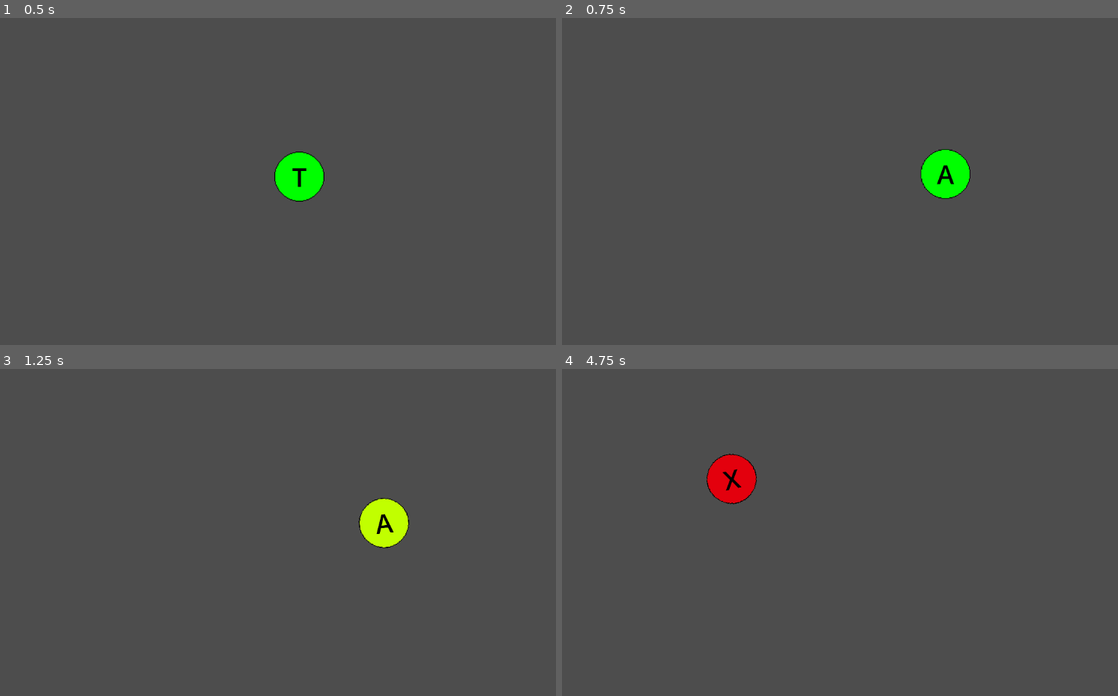
Above: before the commit, frames 1-4 (two rows, left to right).
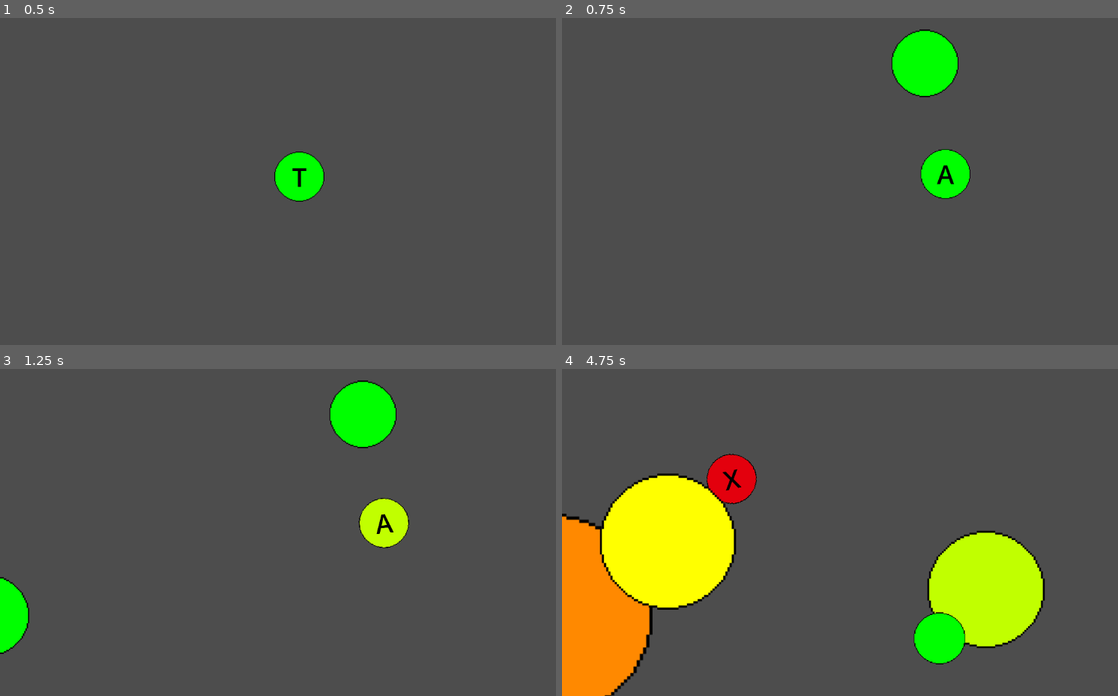
Above: after the commit, the same moments.

Repository: k3mystra/needy-college-student
Game: Godot game, scene res://test_game_scene.tscn
Two runs of this game, one before a commit and one after it. Both use one fixed random seed, a clock stepped at 60 frames per second and the inputs below.
Inputs (mouse positions are in pixels of both pictures, inside the frame that each line leads up to):
- Up to frame 1 (0.5 s): no input
- Up to frame 2 (0.75 s): tap Enter at 0.5 s
- Up to frame 3 (1.25 s): no input
- Up to frame 4 (4.75 s): click (923, 414) at 1.27 s; click (912, 666) at 2.02 s; click (995, 489) at 2.77 s; tap Space at 3.5 s

Frame 1 is identical in both runs. In frame 2, 1.9% of the frame differs, in the area x 59-72%, y 3-25%; in frame 3, 2.9%; in frame 4, 21%, in the area x 0-87%, y 31-100%.

Commit message:
alright this is somehting good

Diff:
--- /dev/null
+++ b/Global.gd
@@ -0,0 +1,3 @@
+# Global.gd
+extends Node
+var total_button_spam = 0
--- a/button_mash_game.gd
+++ b/button_mash_game.gd
@@ -1,6 +1,7 @@
 extends Node2D
 
 @export var cooldown: float
+@export var spam_cooldown : float
 @export var timer: float
 @export var x_range : float
 @export var y_range : float
@@ -14,8 +15,11 @@
 var circleColor = 0
 var prevtimer = 0.0
 var prevcooldown = 0.0
+var prevspamcooldown = 0.0
 var selected_word : String
 
+
+var button_spam = preload("res://button_spam.tscn")
 
 func _ready() -> void:
 	circle.self_modulate = Color("00ff00")
@@ -24,6 +28,7 @@
 	print (letter_amount)
 	prevtimer = timer
 	prevcooldown = cooldown
+	prevspamcooldown = spam_cooldown
 
 func _process(delta: float) -> void:
 	if allow_count:
@@ -43,6 +48,24 @@
 		2: circle.self_modulate = Color("ffff00")
 		3: circle.self_modulate = Color("ff8900")
 		4: circle.self_modulate = Color("e3000d")
+
+
+	spam_cooldown -= 1 * delta
+	if spam_cooldown < 0:
+		if Global.total_button_spam < 4:
+			_spawn_spam()
+			spam_cooldown = prevspamcooldown
+		else:
+			spam_cooldown = prevspamcooldown
+
+
+func _spawn_spam():
+	var spawnpoint = $spawn
+	spawnpoint.global_position = Vector2(randf_range(-650, 650), randf_range(-350, 350))
+	var button = button_spam.instantiate()
+	button.global_position = spawnpoint.global_position
+	get_parent().add_child(button)
+
 
 func _start():
 	allow_count = false
--- a/button_mash_game.tscn
+++ b/button_mash_game.tscn
@@ -8,6 +8,7 @@
 [node name="ButtonMashGame" type="Node2D" unique_id=1187036442]
 script = ExtResource("1_yoxds")
 cooldown = 0.6
+spam_cooldown = 0.5
 timer = 2.0
 x_range = 275.0
 y_range = 180.0
@@ -35,3 +36,5 @@
 theme_override_font_sizes/font_size = 100
 text = "T"
 horizontal_alignment = 1
+
+[node name="spawn" type="Node2D" parent="." unique_id=1253321267]
--- /dev/null
+++ b/button_spam.gd
@@ -0,0 +1,43 @@
+extends Node2D
+@export var max_size : float
+@onready var circle = $resize/Button
+@onready var circle_size = $resize
+var circleColor = 0
+var speed = 0.2
+var timer = 0.6
+var prev_timer = 0.0
+var cur_scale : float
+
+# Called when the node enters the scene tree for the first time.
+func _ready() -> void:
+	Global.total_button_spam += 1
+	speed += randf_range(-0.1, 0.1)
+	timer += randf_range(-0.15, 0.6)
+	var rand_scale = randf_range(0, 0.4)
+	circle_size.scale += Vector2(rand_scale, rand_scale)
+	prev_timer = timer
+	cur_scale = circle_size.scale.x
+
+# Called every frame. 'delta' is the elapsed time since the previous frame.
+func _process(delta: float) -> void:
+	match circleColor:
+		0: circle.self_modulate = Color("00ff00")
+		1: circle.self_modulate = Color("c1ff00")
+		2: circle.self_modulate = Color("ffff00")
+		3: circle.self_modulate = Color("ff8900")
+		4: circle.self_modulate = Color("e3000d")
+	var target_color = remap(circle_size.scale.x, cur_scale, max_size, 0.0, 4.0)
+	circleColor = int(ceil(target_color))
+	timer -= 1 * delta
+	if timer < 0:
+		circle_size.scale += Vector2(speed, speed)
+		timer = prev_timer
+	if circle_size.scale.x > max_size:
+		queue_free()
+		Global.total_button_spam -= 1
+	elif circle_size.scale.x < 0.4:
+		queue_free()
+		Global.total_button_spam -= 1
+
+func _on_button_pressed() -> void:
+	circle_size.scale -= Vector2(0.4, 0.4)
--- /dev/null
+++ b/button_spam.tscn
@@ -0,0 +1,31 @@
+[gd_scene format=3 uid="uid://dib3i6nrc65tw"]
+
+[ext_resource type="Script" uid="uid://chuumegaat2fo" path="res://button_spam.gd" id="1_km3y2"]
+[ext_resource type="Texture2D" uid="uid://qlf7ca7tjgsw" path="res://placeholder/wordholderblank.png" id="2_k8knq"]
+
+[node name="button_spam" type="Node2D" unique_id=614955222]
+position = Vector2(525, 331)
+script = ExtResource("1_km3y2")
+max_size = 3.0
+
+[node name="resize" type="StaticBody2D" parent="." unique_id=1365346980]
+scale = Vector2(0.5, 0.5)
+
+[node name="Button" type="Button" parent="resize" unique_id=1446274529]
+anchors_preset = 8
+anchor_left = 0.5
+anchor_top = 0.5
+anchor_right = 0.5
+anchor_bottom = 0.5
+offset_left = -100.0
+offset_top = -100.0
+offset_right = 100.0
+offset_bottom = 100.0
+grow_horizontal = 2
+grow_vertical = 2
+size_flags_horizontal = 4
+size_flags_vertical = 4
+icon = ExtResource("2_k8knq")
+flat = true
+
+[connection signal="pressed" from="resize/Button" to="." method="_on_button_pressed"]
--- a/project.godot
+++ b/project.godot
@@ -15,6 +15,10 @@
 config/features=PackedStringArray("4.6", "GL Compatibility")
 config/icon="res://icon.svg"
 
+[autoload]
+
+Global="*uid://j87ouds1vwxn"
+
 [physics]
 
 3d/physics_engine="Jolt Physics"
--- a/test_game_scene.tscn
+++ b/test_game_scene.tscn
@@ -7,3 +7,4 @@
 [node name="Camera2D" type="Camera2D" parent="." unique_id=1377905945]
 
 [node name="ButtonMashGame" parent="." unique_id=1187036442 instance=ExtResource("1_d5tae")]
+spam_cooldown = 0.5
Not shown, added: Global.gd.uid
Not shown, added: button_spam.gd.uid
